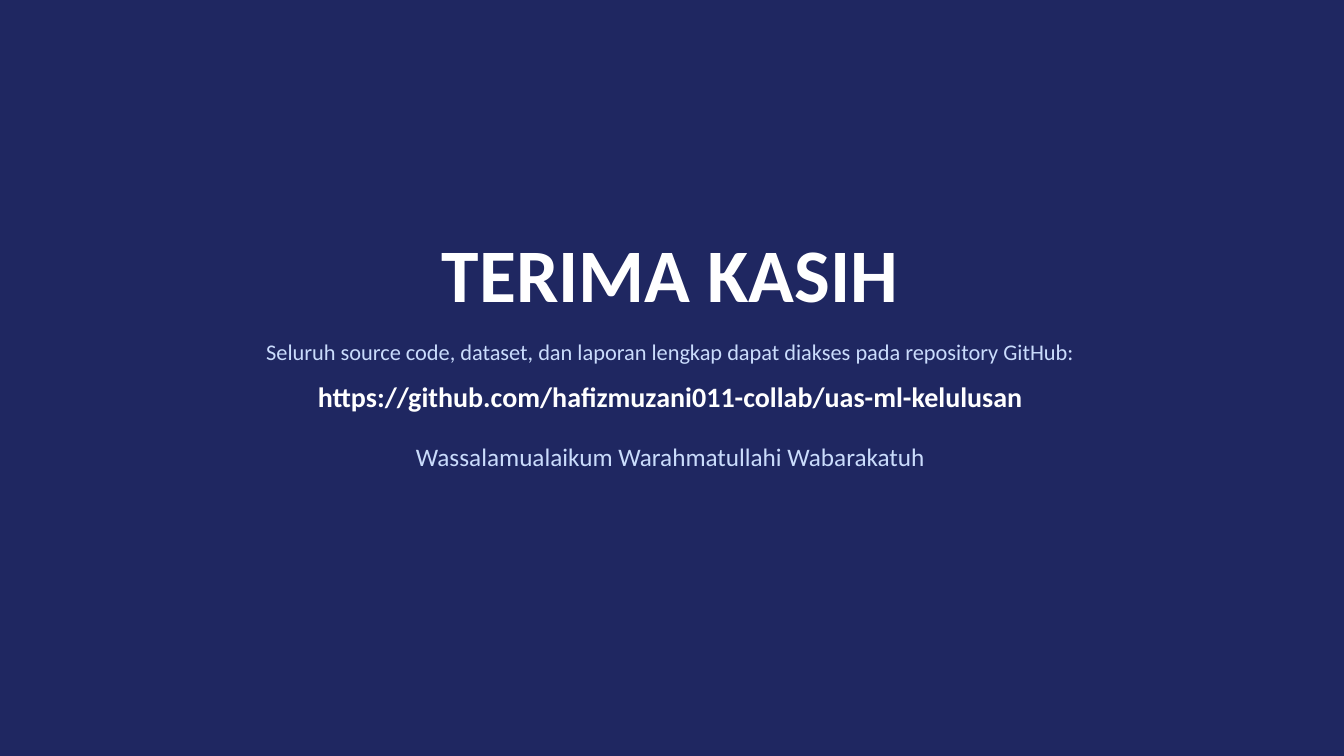
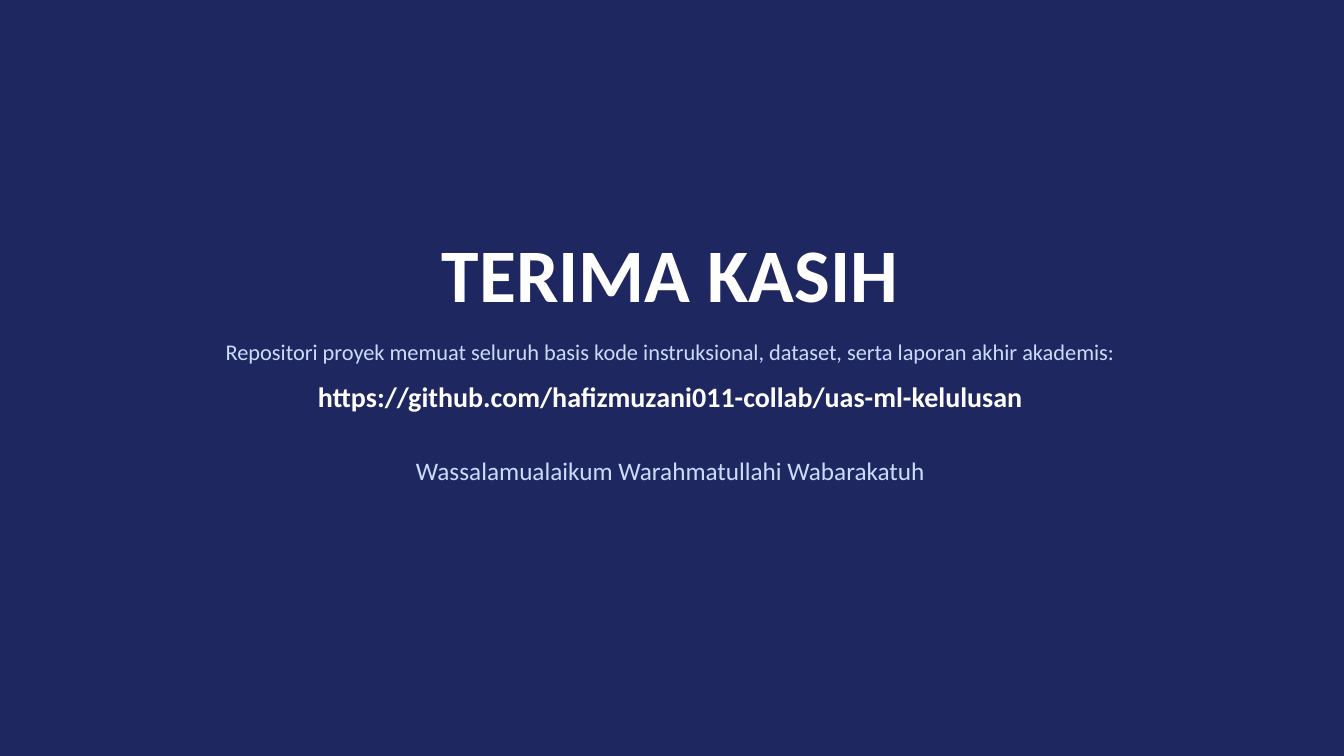
Before and after one commit to hafizmuzani011-collab/uas-ml-kelulusan, a slide deck: slide 10 of presentation/presentasi_uas_ml.pptx. Drawn at 1344x756 pixels with LibreOffice and Linux fonts; fonts in the diff are those of the drawing. Boxes give left, top, right and bottom in pixels: in the first picture for what was removed or moved away, otherwise in the second. Text is boxed around its words. In the diff, an @@ line names an element or a change of style, - is before the commit and + after.

```diff
--- a/presentation/presentasi_uas_ml.pptx
+++ b/presentation/presentasi_uas_ml.pptx
@@ text at (226, 344, 1114, 364): text changed @@
-Seluruh source code, dataset, dan laporan lengkap dapat diakses pada repository GitHub:
+Repositori proyek memuat seluruh basis kode instruksional, dataset, serta laporan akhir akademis:
@@ text at (416, 462, 924, 480): more space between paragraphs @@
```
Also in this commit, not shown: 8 other slides changed, 1 slide added, 1 slide removed, 1 other file.
